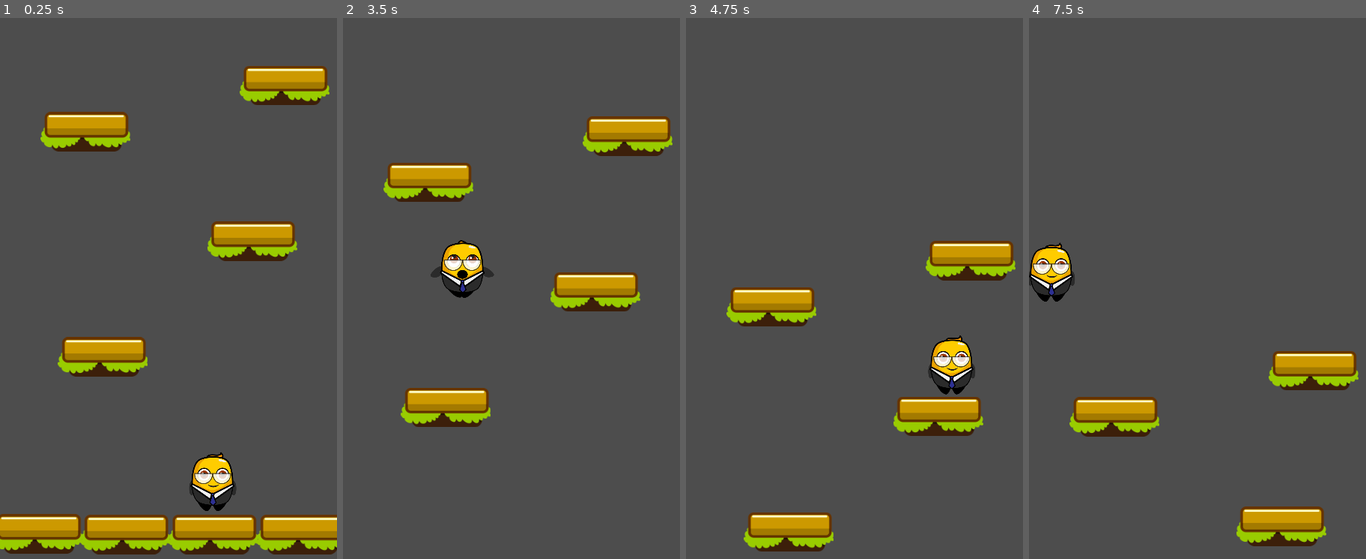
Above: before the commit, frames 1-4 (left to right).
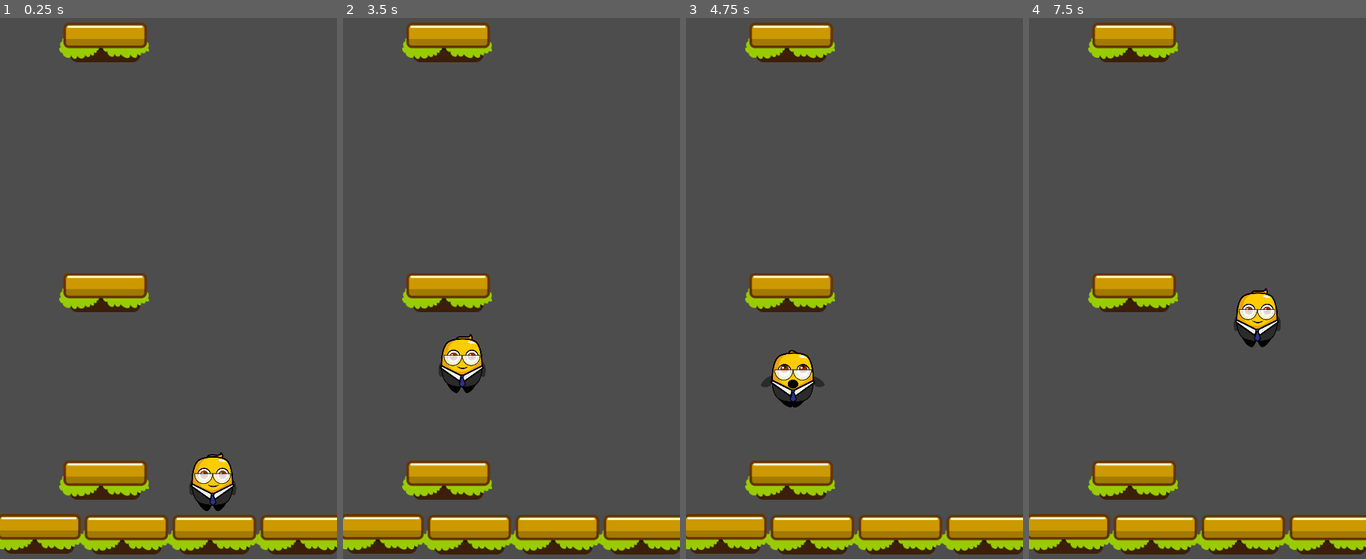
Above: after the commit, the same moments.

Repository: marleeeeeey/game_mvp_003_jumper_jam
Game: Godot game, scene res://scenes/game.tscn
The game is run twice, just before and just after one commit, with the same random seed, the same clock (stepped at 60 frames per second) and the same inputs.
Inputs:
- Up to frame 1 (0.25 s): no input
- Up to frame 2 (3.5 s): hold D (move_right) 0.53-1.28 s; hold A (move_left) 1.28-2.03 s; hold D (move_right) from 2.03 s (still down)
- Up to frame 3 (4.75 s): release D (move_right) at 3.53 s; hold A (move_left) from 3.53 s (still down); tap R (reset, bound only after the commit) at 4.15 s
- Up to frame 4 (7.5 s): release A (move_left) at 5.78 s; hold D (move_right) from 5.78 s (still down)

The runs differ from the first frame. In frame 1, 12% of the frame differs, in the area x 12-98%, y 0-90%; in frame 2, 21%, in the area x 0-100%, y 0-100%; in frame 3, 18%; in frame 4, 18%.

Commit message:
17 Level Generation: platforms.

Diff:
--- a/project.godot
+++ b/project.godot
@@ -36,6 +36,16 @@
 , Object(InputEventKey,"resource_local_to_scene":false,"resource_name":"","device":-1,"window_id":0,"alt_pressed":false,"shift_pressed":false,"ctrl_pressed":false,"meta_pressed":false,"pressed":false,"keycode":0,"physical_keycode":4194321,"key_label":0,"unicode":0,"echo":false,"script":null)
 ]
 }
+quit={
+"deadzone": 0.5,
+"events": [Object(InputEventKey,"resource_local_to_scene":false,"resource_name":"","device":-1,"window_id":0,"alt_pressed":false,"shift_pressed":false,"ctrl_pressed":false,"meta_pressed":false,"pressed":false,"keycode":0,"physical_keycode":4194305,"key_label":0,"unicode":0,"echo":false,"script":null)
+]
+}
+reset={
+"deadzone": 0.5,
+"events": [Object(InputEventKey,"resource_local_to_scene":false,"resource_name":"","device":-1,"window_id":0,"alt_pressed":false,"shift_pressed":false,"ctrl_pressed":false,"meta_pressed":false,"pressed":false,"keycode":0,"physical_keycode":82,"key_label":0,"unicode":114,"echo":false,"script":null)
+]
+}
 
 [input_devices]
 
--- a/scenes/game.tscn
+++ b/scenes/game.tscn
@@ -10,26 +10,16 @@
 [node name="Player" parent="." instance=ExtResource("2_42jnc")]
 position = Vector2(340, 852)
 
-[node name="Platform" parent="." instance=ExtResource("3_3cmbe")]
+[node name="PlatformParent" type="Node2D" parent="."]
+
+[node name="Platform" parent="PlatformParent" instance=ExtResource("3_3cmbe")]
 position = Vector2(-6, 886)
 
-[node name="Platform5" parent="." instance=ExtResource("3_3cmbe")]
-position = Vector2(98, 603)
-
-[node name="Platform6" parent="." instance=ExtResource("3_3cmbe")]
-position = Vector2(337, 418)
-
-[node name="Platform7" parent="." instance=ExtResource("3_3cmbe")]
-position = Vector2(70, 243)
-
-[node name="Platform8" parent="." instance=ExtResource("3_3cmbe")]
-position = Vector2(389, 169)
-
-[node name="Platform2" parent="." instance=ExtResource("3_3cmbe")]
+[node name="Platform2" parent="PlatformParent" instance=ExtResource("3_3cmbe")]
 position = Vector2(134, 887)
 
-[node name="Platform3" parent="." instance=ExtResource("3_3cmbe")]
+[node name="Platform3" parent="PlatformParent" instance=ExtResource("3_3cmbe")]
 position = Vector2(275, 887)
 
-[node name="Platform4" parent="." instance=ExtResource("3_3cmbe")]
+[node name="Platform4" parent="PlatformParent" instance=ExtResource("3_3cmbe")]
 position = Vector2(416, 887)
--- a/scripts/game.gd
+++ b/scripts/game.gd
@@ -1,6 +1,9 @@
 extends Node2D
 
+@onready var platform_parent = $PlatformParent
+
 var camera_scene = preload("res://scenes/game_camera.tscn")
+var platform_scene = preload("res://scenes/platform.tscn")
 
 var camera: Camera2D = null
 
@@ -8,3 +11,19 @@
 	camera = camera_scene.instantiate()
 	camera.setup_camera($Player)
 	add_child(camera)
+
+	create_platform(Vector2(100, 100))
+	create_platform(Vector2(100, 500))
+	create_platform(Vector2(100, 800))
+
+func _process(delta):
+	if Input.is_action_just_pressed("quit"):
+		get_tree().quit()
+	if Input.is_action_just_pressed("reset"):
+		get_tree().reload_current_scene()
+
+func create_platform(location: Vector2):
+	var platform = platform_scene.instantiate()
+	platform.global_position = location
+	platform_parent.add_child(platform)
+	return platform
Not shown, changed: README.md
